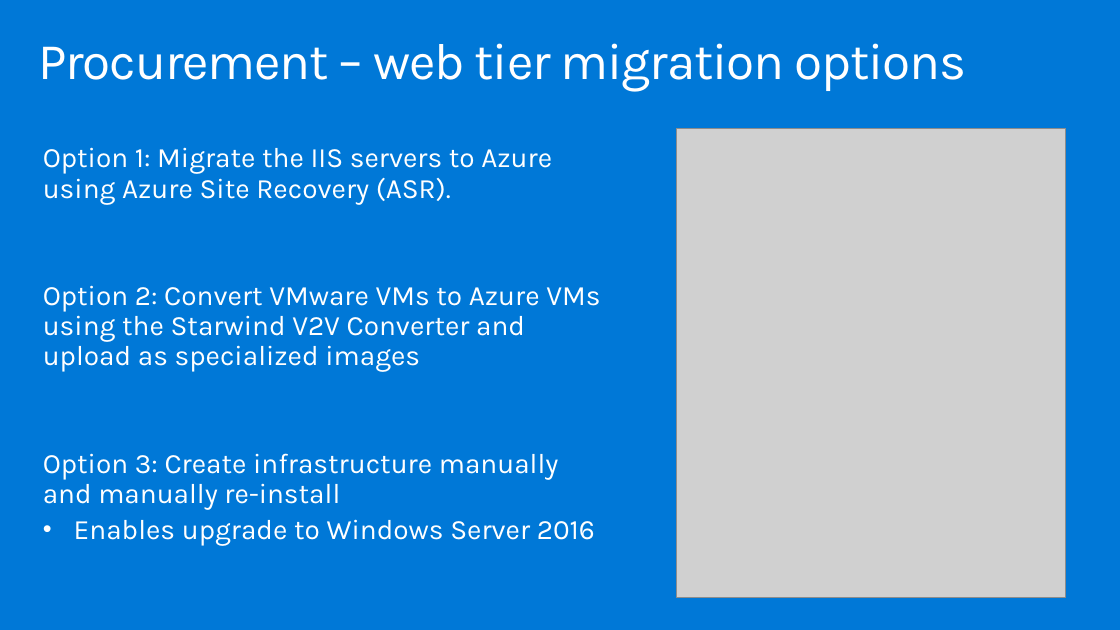
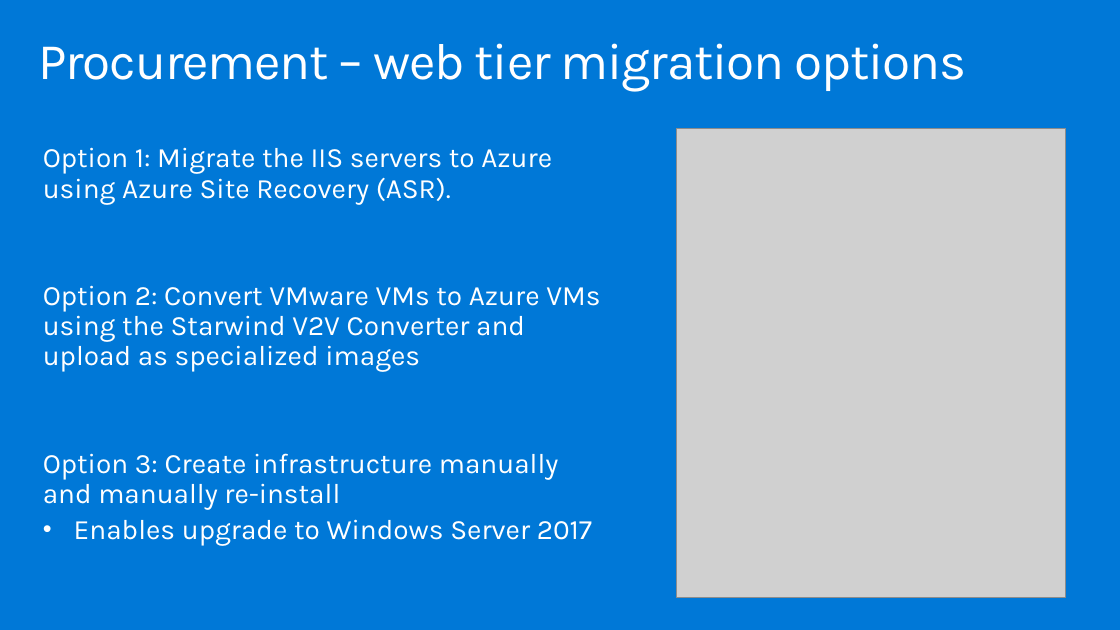
Before and after one commit to GretaLakra/Azure, a slide deck: slide 25 of Whiteboard design session/Whiteboard design session trainer presentation - Lift and shift.pptx. Drawn at 1120x630 pixels with LibreOffice and Linux fonts; fonts in the diff are those of the drawing; grey boxes stand for pictures. Boxes give left, top, right and bottom in pixels: in the first picture for what was removed or moved away, otherwise in the second. Text is boxed around its words. In the diff, an @@ line names an element or a change of style, - is before the commit and + after.

```diff
--- a/Whiteboard design session/Whiteboard design session trainer presentation - Lift and shift.pptx
+++ b/Whiteboard design session/Whiteboard design session trainer presentation - Lift and shift.pptx
@@ text at [74, 519, 592, 546]: text changed @@
-• Enables upgrade to Windows Server 2016
+• Enables upgrade to Windows Server 2017
```
Also in this commit, not shown: 2 other slides changed, 2 other files.
